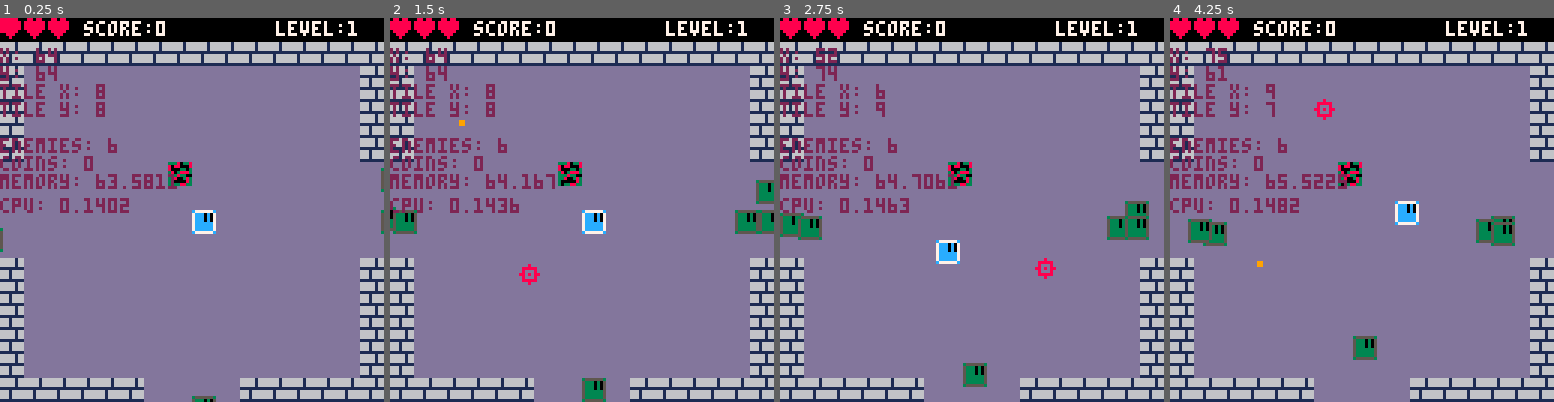
Above: before the commit, frames 1-4 (left to right).
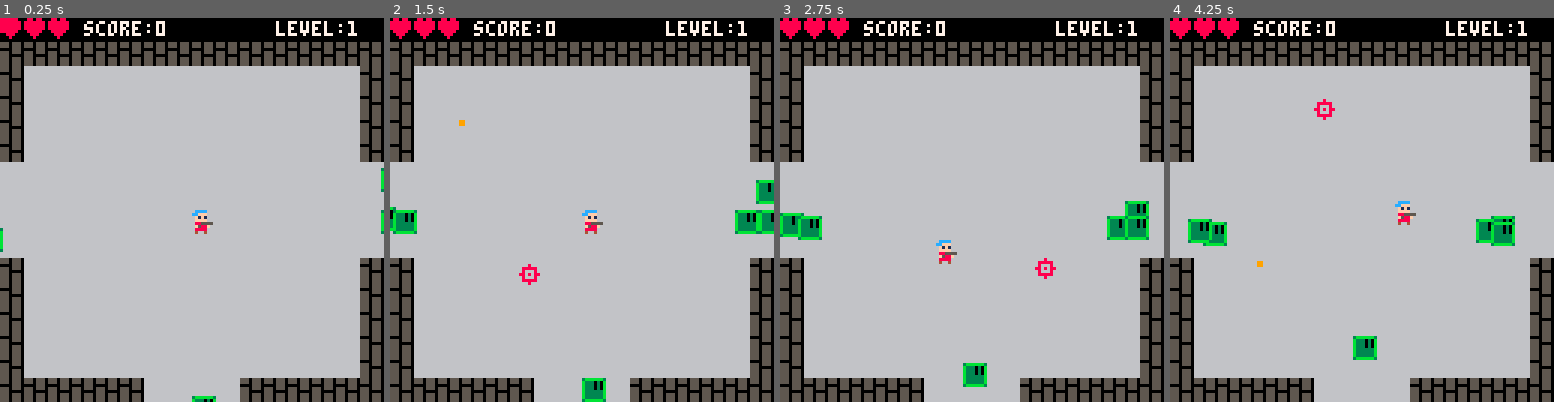
Above: after the commit, the same moments.

Repository: TinMaster/Coin_Collector
Game: PICO-8 cartridge backup/game.p8
Two runs of this game, one before a commit and one after it. Both use one fixed random seed, a clock stepped at 60 frames per second and the inputs below.
Inputs (mouse positions are in pixels of both pictures, inside the frame that each line leads up to):
- Up to frame 1 (0.25 s): no input
- Up to frame 2 (1.5 s): click (459, 121) at 0.67 s; click (520, 267) at 1.22 s
- Up to frame 3 (2.75 s): click (975, 114) at 1.77 s; hold Left 1.97-2.37 s; click (1037, 259) at 2.32 s; hold Down from 2.42 s (still down)
- Up to frame 4 (4.25 s): release Down at 2.82 s; click (1492, 106) at 2.87 s; hold Right 2.87-3.53 s; click (1254, 256) at 3.42 s; hold Up 3.58-4.08 s; click (1315, 102) at 3.97 s; hold Right from 4.13 s (still down)

The runs differ from the first frame. In frame 1, 94% of the frame differs, in the area x 0-100%, y 6-100%; in frame 2, 92%; in frame 3, 92%; in frame 4, 92%.

Commit message:
Sprite Retooling and Menu Screen
Implenting menu screen and making the game look better

Next step is probably animation/sound

BUG/FEATURE: cant really spawn any more enemys than 40

Diff:
--- a/backup/game.p8
+++ b/backup/game.p8
@@ -79,9 +79,9 @@
 	end
 
 	p.draw = function()
-		palt(0,false)
-		spr(p.sp, p.x, p.y )
-		pal(0,true) --toggle opacity
+		palt(0,true)
+		spr(p.sp, p.x, p.y)
+		pal(0,false) --toggle opacity
 	end
 
 	return p
@@ -201,6 +201,7 @@
 
 --helper functions
 
+--around 40 or so enemies we use too much cpu
 function generate_enemies()
 	for i = 1, 5 + lvl  do
 		--spawn at a random entrance
@@ -310,9 +311,9 @@
 					if(flr(rnd(20)) > 15) create_coin(enemy.x, enemy.y)
 					del(bullets,bullet)
 					del(enemies,enemy)
-					sfx(3)
+					sfx(0)
 					player.score += 1
-
+					spr(24,enemy.x,enemy.y)
 				end
 			end
 	end
@@ -338,13 +339,12 @@
 	--todo make enemies drop coins instead?
 
 	if(player.alive == false) then
-		gameover_init()
+		menu_init()
 	end
 	if(#enemies == 0) then
 		lvl += 1
 		generate_enemies()
 	end
-
 end
 
 function debug()
@@ -402,8 +402,8 @@
 
 function _draw()
 	cls()
+	palt(0,true)
 	map(0,0)
-
 	palt(0,true)
 	--different code same thing
 	foreach(coins, function(obj)
@@ -418,118 +418,83 @@
 	end
 	draw_bar()
 	player.draw()
-	debug()
+	--debug()
 	palt(0,true)
 	c.draw()
 end
 
---gameover screen
-
-
-function gameover_init()
-	poke(0x5f2d, 1)
-	_update = gameover_update
-	_draw = gameover_draws
-
-	text = {}
-
-	retry = {
-		str = "retry",
-		x = 64 - (#"retry"*2),
-		y = 72,
-		col = 7,
-		over = false
-	}
-
-	quit = {
-		str = "quit",
-		x = 64 - (#"quit"*2),
-		y = 80,
-		col = 7,
-		over = false
-	}
-
-	add(text,retry)
-	add(text,quit)
-
-end
-
-function _mouse()
-	_mx,_my,_mb=stat(32),stat(33),stat(34)
-	_mbld,_mblu,_mbru,_mbrd,_mbmu,_mbmd=false,false,false,false,false,false
-	_mbld=_mbl==0 and band(0b0001,_mb)>0
-	_mblu=_mbl!=0 and _mbl!=nil and band(0b0001,_mb)==0
-	_mbl=band(0b0001,_mb)
-	_mbrd=_mbr==0 and band(0b0010,_mb)>0
- 	_mbru=_mbr!=0 and _mbr!=nil and band(0b0010,_mb)==0
-	_mbr=band(0b0010,_mb)
- 	_mbmd=_mbm==0 and band(0b0100,_mb)>0
- 	_mbmu=_mbm!=0 and _mbm!=nil and band(0b0100,_mb)==0
- 	_mbm=band(0b0100,_mb)
-end
-
-function click(t)
-	if(t.over == true) t.col = 6
-	if(t.over == false) t.col = 7
-
-	if(retry.over == true and _mblu == true) then
-		cls()
-		print("retry")
-	end
-
-	if(quit.over == true and _mblu == true) then
-		cls()
-		print("quit")
-	end
-end
-
-function mouse_over(_t)
-	if(_mx>=_t.x and _mx<(_t.x+(#_t.str*4)-1) and _my>=_t.y and _my<(_t.y+5) ) then
- 	 _t.over = true
- 	else
- 	 _t.over = false
- 	end
-end
-function gameover_update()
-	_mouse()
-	foreach(text,mouse_over)
-	foreach(text,click)
-end
-
-function render(t)
-	print(t.str, t.x, t.y, t.col)
-end
-
-function gameover_draw()
-	cls()
-	map(0,0)
-	color(2)
-	rectfill(40,25,85,90)
-
-	color(7)
-	printc("game over", 32)
-	printc("hiscore",40)
-	printc(""..player.highscore,48)
-	printc("score:"..player.score, 56)
-	foreach(text, render)
-	spr(5, _mx, _my)
-
-end
-
-function printc(str,y)
-	print(str, 64 - (#str*2),y)
-end
---menu screen
+--menu screen, boots back here when player dies
 function menu_init()
 	_update = menu_update
 	_draw = menu_draw
+	poke(0x5f2d, 1)
 end
 
 function menu_update()
-end
-
-function memu_draw()
-end
+	if(stat(34) == 1 ) then
+		draw = true
+	end
+end
+
+function printc(str,y)
+	print(str, 64 - (#str*2),y)
+end
+
+function menu_draw()
+	cls()
+	--shift to the right 3 pixels
+	map(0,0)
+	if draw then
+		cls()
+	end
+	print(stat(34))
+	spr(64,26,24,2,2) --s
+	spr(66,42,24,2,2) --q
+	spr(68,58,24,2,2) --u correct
+	spr(70,77,24,2,2) --i
+	spr(72,93,24,2,2) --d
+	spr(96,19,42,2,2) --k
+	spr(98,35,42,2,2) --i
+	spr(100,51,42,2,2) --d
+	spr(102,64,42,2,2) --d
+	spr(104,80,42,2,2) --i
+	spr(106,96,42,2,2) --e
+	printc("* click anywhere to play! *", 72)
+
+
+end
+…(32 lines of a section not shown)…
 
 
 
@@ -565,7 +530,7 @@
 
 
 __gff__
-0000010000000000000000000000000001000000010000000000000000000000010000000000000000000000000000000000000000000000000000000000000000000000000000000000000000000000000000000000000000000000000000000000000000000000000000000000000000000000000000000000000000000000
+0000010000000000000000000000000001000000010000000000000000000000010000000000010000000000000000000000000000000000000000000000000000000000000000000000000000000000000000000000000000000000000000000000000000000000000000000000000000000000000000000000000000000000
 0000000000000000000000000000000000000000000000000000000000000000000000000000000000000000000000000000000000000000000000000000000000000000000000000000000000000000000000000000000000000000000000000000000000000000000000000000000000000000000000000000000000000000
 __map__
 0000000000000000000000000000000000000000000000000000000000000000000000000000000000000000000000000000000000000000000000000000000000000000000000000000000000000000000000000000000000000000000000000000000000000000000000000000000000000000000000000000000000000000
@@ -574,10 +539,10 @@
 1011111111111111111111111111111000000000000000000000000000000000000000000000000000000000000000000000000000000000000000000000000000000000000000000000000000000000000000000000000000000000000000000000000000000000000000000000000000000000000000000000000000000000
 1011111111111111111111111111111000000000000000000000000000000000000000000000000000000000000000000000000000000000000000000000000000000000000000000000000000000000000000000000000000000000000000000000000000000000000000000000000000000000000000000000000000000000
 1011111111111111111111111111111000000000000000000000000000000000000000000000000000000000000000000000000000000000000000000000000000000000000000000000000000000000000000000000000000000000000000000000000000000000000000000000000000000000000000000000000000000000
-1111111111111118111111111111111100000000000000000000000000000000000000000000000000000000000000000000000000000000000000000000000000000000000000000000000000000000000000000000000000000000000000000000000000000000000000000000000000000000000000000000000000000000
 1111111111111111111111111111111100000000000000000000000000000000000000000000000000000000000000000000000000000000000000000000000000000000000000000000000000000000000000000000000000000000000000000000000000000000000000000000000000000000000000000000000000000000
 1111111111111111111111111111111100000000000000000000000000000000000000000000000000000000000000000000000000000000000000000000000000000000000000000000000000000000000000000000000000000000000000000000000000000000000000000000000000000000000000000000000000000000
 1111111111111111111111111111111100000000000000000000000000000000000000000000000000000000000000000000000000000000000000000000000000000000000000000000000000000000000000000000000000000000000000000000000000000000000000000000000000000000000000000000000000000000
+1111111111111111111111111111111100000000000000000000000000000000000000000000000000000000000000000000000000000000000000000000000000000000000000000000000000000000000000000000000000000000000000000000000000000000000000000000000000000000000000000000000000000000
 1011111111111111111111111111111000000000000000000000000000000000000000000000000000000000000000000000000000000000000000000000000000000000000000000000000000000000000000000000000000000000000000000000000000000000000000000000000000000000000000000000000000000000
 1011111111111111111111111111111000000000000000000000000000000000000000000000000000000000000000000000000000000000000000000000000000000000000000000000000000000000000000000000000000000000000000000000000000000000000000000000000000000000000000000000000000000000
 1011111111111111111111111111111000000000000000000000000000000000000000000000000000000000000000000000000000000000000000000000000000000000000000000000000000000000000000000000000000000000000000000000000000000000000000000000000000000000000000000000000000000000
@@ -586,84 +551,84 @@
 1010101010101111111110101010101000000000000000000000000000000000000000000000000000000000000000000000000000000000000000000000000000000000000000000000000000000000000000000000000000000000000000000000000000000000000000000000000000000000000000000000000000000000
 3f3f3f3f3f3f3f3f3f3f3f3f3f3f3f0000000000000000000000000000000000000000000000000000000000000000000000000000000000000000000000000000000000000000000000000000000000000000000000000000000000000000000000000000000000000000000000000000000000000000000000000000000000
 3f3e000000000000000000000000000000000000000000000000000000000000000000000000000000000000000000000000000000000000000000000000000000000000000000000000000000000000000000000000000000000000000000000000000000000000000000000000000000000000000000000000000000000000
-3f003f3f00000000000000000000000000000000000000000000000000000000000000000000000000000000000000000000000000000000000000000000000000000000000000000000000000000000000000000000000000000000000000000000000000000000000000000000000000000000000000000000000000000000
-00003f3f00000000000000000000000000000000000000000000000000000000000000000000000000000000000000000000000000000000000000000000000000000000000000000000000000000000000000000000000000000000000000000000000000000000000000000000000000000000000000000000000000000000
+3f7f3f3f00000000000000000000000000000000000000000000000000000000000000000000000000000000000000000000000000000000000000000000000000000000000000000000000000000000000000000000000000000000000000000000000000000000000000000000000000000000000000000000000000000000
+007f7f3f00000000000000000000000000000000000000000000000000000000000000000000000000000000000000000000000000000000000000000000000000000000000000000000000000000000000000000000000000000000000000000000000000000000000000000000000000000000000000000000000000000000
+00007f7f7f000000000000000000000000000000000000000000000000000000000000000000000000000000000000000000000000000000000000000000000000000000000000000000000000000000000000000000000000000000000000000000000000000000000000000000000000000000000000000000000000000000
 00003f0000000000000000000000000000000000000000000000000000000000000000000000000000000000000000000000000000000000000000000000000000000000000000000000000000000000000000000000000000000000000000000000000000000000000000000000000000000000000000000000000000000000
 00003f0000000000000000000000000000000000000000000000000000000000000000000000000000000000000000000000000000000000000000000000000000000000000000000000000000000000000000000000000000000000000000000000000000000000000000000000000000000000000000000000000000000000
-00003f0000000000000000000000000000000000000000000000000000000000000000000000000000000000000000000000000000000000000000000000000000000000000000000000000000000000000000000000000000000000000000000000000000000000000000000000000000000000000000000000000000000000
-…(76 lines of a section not shown)…
+…(76 lines of a section not shown)…
--- a/game.p8
+++ b/game.p8
@@ -79,9 +79,9 @@
 	end
 
 	p.draw = function()
-		palt(0,false)
-		spr(p.sp, p.x, p.y )
-		pal(0,true) --toggle opacity
+		palt(0,true)
+		spr(p.sp, p.x, p.y)
+		pal(0,false) --toggle opacity
 	end
 
 	return p
@@ -201,6 +201,7 @@
 
 --helper functions
 
+--around 40 or so enemies we use too much cpu
 function generate_enemies()
 	for i = 1, 5 + lvl  do
 		--spawn at a random entrance
@@ -310,9 +311,9 @@
 					if(flr(rnd(20)) > 15) create_coin(enemy.x, enemy.y)
 					del(bullets,bullet)
 					del(enemies,enemy)
-					sfx(3)
+					sfx(0)
 					player.score += 1
-
+					spr(24,enemy.x,enemy.y)
 				end
 			end
 	end
@@ -338,13 +339,12 @@
 	--todo make enemies drop coins instead?
 
 	if(player.alive == false) then
-		gameover_init()
+		menu_init()
 	end
 	if(#enemies == 0) then
 		lvl += 1
 		generate_enemies()
 	end
-
 end
 
 function debug()
@@ -404,7 +404,6 @@
 	cls()
 	palt(0,true)
 	map(0,0)
-	spr(24,64,64)
 	palt(0,true)
 	--different code same thing
 	foreach(coins, function(obj)
@@ -419,118 +418,83 @@
 	end
 	draw_bar()
 	player.draw()
-	debug()
+	--debug()
 	palt(0,true)
 	c.draw()
 end
 
---gameover screen
-
-
-function gameover_init()
-	poke(0x5f2d, 1)
-	_update = gameover_update
-	_draw = gameover_draws
-
-	text = {}
-
-	retry = {
-		str = "retry",
-		x = 64 - (#"retry"*2),
-		y = 72,
-		col = 7,
-		over = false
-	}
-
-	quit = {
-		str = "quit",
-		x = 64 - (#"quit"*2),
-		y = 80,
-		col = 7,
-		over = false
-	}
-
-	add(text,retry)
-	add(text,quit)
-
-end
-
-function _mouse()
-	_mx,_my,_mb=stat(32),stat(33),stat(34)
-	_mbld,_mblu,_mbru,_mbrd,_mbmu,_mbmd=false,false,false,false,false,false
-	_mbld=_mbl==0 and band(0b0001,_mb)>0
-	_mblu=_mbl!=0 and _mbl!=nil and band(0b0001,_mb)==0
-	_mbl=band(0b0001,_mb)
-	_mbrd=_mbr==0 and band(0b0010,_mb)>0
- 	_mbru=_mbr!=0 and _mbr!=nil and band(0b0010,_mb)==0
-	_mbr=band(0b0010,_mb)
- 	_mbmd=_mbm==0 and band(0b0100,_mb)>0
- 	_mbmu=_mbm!=0 and _mbm!=nil and band(0b0100,_mb)==0
- 	_mbm=band(0b0100,_mb)
-end
-
-function click(t)
-	if(t.over == true) t.col = 6
-	if(t.over == false) t.col = 7
-
-	if(retry.over == true and _mblu == true) then
-		cls()
-		print("retry")
-	end
-
-	if(quit.over == true and _mblu == true) then
-		cls()
-		print("quit")
-	end
-end
-
-function mouse_over(_t)
-	if(_mx>=_t.x and _mx<(_t.x+(#_t.str*4)-1) and _my>=_t.y and _my<(_t.y+5) ) then
- 	 _t.over = true
- 	else
- 	 _t.over = false
- 	end
-end
-function gameover_update()
-	_mouse()
-	foreach(text,mouse_over)
-	foreach(text,click)
-end
-
-function render(t)
-	print(t.str, t.x, t.y, t.col)
-end
-
-function gameover_draw()
-	cls()
-	map(0,0)
-	color(2)
-	rectfill(40,25,85,90)
-
-	color(7)
-	printc("game over", 32)
-	printc("hiscore",40)
-	printc(""..player.highscore,48)
-	printc("score:"..player.score, 56)
-	foreach(text, render)
-	spr(5, _mx, _my)
-
-end
-
-function printc(str,y)
-	print(str, 64 - (#str*2),y)
-end
---menu screen
+--menu screen, boots back here when player dies
 function menu_init()
 	_update = menu_update
 	_draw = menu_draw
+	poke(0x5f2d, 1)
 end
 
 function menu_update()
-end
-
-function memu_draw()
-end
+	if(stat(34) == 1 ) then
+		draw = true
+	end
+end
+
+function printc(str,y)
+	print(str, 64 - (#str*2),y)
+end
+
+function menu_draw()
+	cls()
+	--shift to the right 3 pixels
+	map(0,0)
+	if draw then
+		cls()
+	end
+	print(stat(34))
+	spr(64,26,24,2,2) --s
+	spr(66,42,24,2,2) --q
+	spr(68,58,24,2,2) --u correct
+	spr(70,77,24,2,2) --i
+	spr(72,93,24,2,2) --d
+	spr(96,19,42,2,2) --k
+	spr(98,35,42,2,2) --i
+	spr(100,51,42,2,2) --d
+	spr(102,64,42,2,2) --d
+	spr(104,80,42,2,2) --i
+	spr(106,96,42,2,2) --e
+	printc("* click anywhere to play! *", 72)
+
+
+end
+…(32 lines of a section not shown)…
 
 
 
@@ -566,7 +530,7 @@
 
 
 __gff__
-0000010000000000000000000000000001000000010000000000000000000000010000000000000000000000000000000000000000000000000000000000000000000000000000000000000000000000000000000000000000000000000000000000000000000000000000000000000000000000000000000000000000000000
+0000010000000000000000000000000001000000010000000000000000000000010000000000010000000000000000000000000000010000000000000000000000000000000000000000000000000000000000000000000000000000000000000000000000000000000000000000000000000000000000000000000000000000
 0000000000000000000000000000000000000000000000000000000000000000000000000000000000000000000000000000000000000000000000000000000000000000000000000000000000000000000000000000000000000000000000000000000000000000000000000000000000000000000000000000000000000000
 __map__
 0000000000000000000000000000000000000000000000000000000000000000000000000000000000000000000000000000000000000000000000000000000000000000000000000000000000000000000000000000000000000000000000000000000000000000000000000000000000000000000000000000000000000000
@@ -587,84 +551,84 @@
 1010101010101111111110101010101000000000000000000000000000000000000000000000000000000000000000000000000000000000000000000000000000000000000000000000000000000000000000000000000000000000000000000000000000000000000000000000000000000000000000000000000000000000
 3f3f3f3f3f3f3f3f3f3f3f3f3f3f3f0000000000000000000000000000000000000000000000000000000000000000000000000000000000000000000000000000000000000000000000000000000000000000000000000000000000000000000000000000000000000000000000000000000000000000000000000000000000
 3f3e000000000000000000000000000000000000000000000000000000000000000000000000000000000000000000000000000000000000000000000000000000000000000000000000000000000000000000000000000000000000000000000000000000000000000000000000000000000000000000000000000000000000
-3f003f3f00000000000000000000000000000000000000000000000000000000000000000000000000000000000000000000000000000000000000000000000000000000000000000000000000000000000000000000000000000000000000000000000000000000000000000000000000000000000000000000000000000000
-00003f3f00000000000000000000000000000000000000000000000000000000000000000000000000000000000000000000000000000000000000000000000000000000000000000000000000000000000000000000000000000000000000000000000000000000000000000000000000000000000000000000000000000000
+3f7f3f3f00000000000000000000000000000000000000000000000000000000000000000000000000000000000000000000000000000000000000000000000000000000000000000000000000000000000000000000000000000000000000000000000000000000000000000000000000000000000000000000000000000000
+007f7f3f00000000000000000000000000000000000000000000000000000000000000000000000000000000000000000000000000000000000000000000000000000000000000000000000000000000000000000000000000000000000000000000000000000000000000000000000000000000000000000000000000000000
+00007f7f7f000000000000000000000000000000000000000000000000000000000000000000000000000000000000000000000000000000000000000000000000000000000000000000000000000000000000000000000000000000000000000000000000000000000000000000000000000000000000000000000000000000
 00003f0000000000000000000000000000000000000000000000000000000000000000000000000000000000000000000000000000000000000000000000000000000000000000000000000000000000000000000000000000000000000000000000000000000000000000000000000000000000000000000000000000000000
 00003f0000000000000000000000000000000000000000000000000000000000000000000000000000000000000000000000000000000000000000000000000000000000000000000000000000000000000000000000000000000000000000000000000000000000000000000000000000000000000000000000000000000000
-00003f0000000000000000000000000000000000000000000000000000000000000000000000000000000000000000000000000000000000000000000000000000000000000000000000000000000000000000000000000000000000000000000000000000000000000000000000000000000000000000000000000000000000
-…(76 lines of a section not shown)…
+…(76 lines of a section not shown)…
Not shown, changed: 64 lines of the sprite sheet (__gfx__) section of backup/game.p8
Not shown, changed: the sound effects (__sfx__) section of backup/game.p8
Not shown, changed: 64 lines of the sprite sheet (__gfx__) section of game.p8
Not shown, changed: the sound effects (__sfx__) section of game.p8
